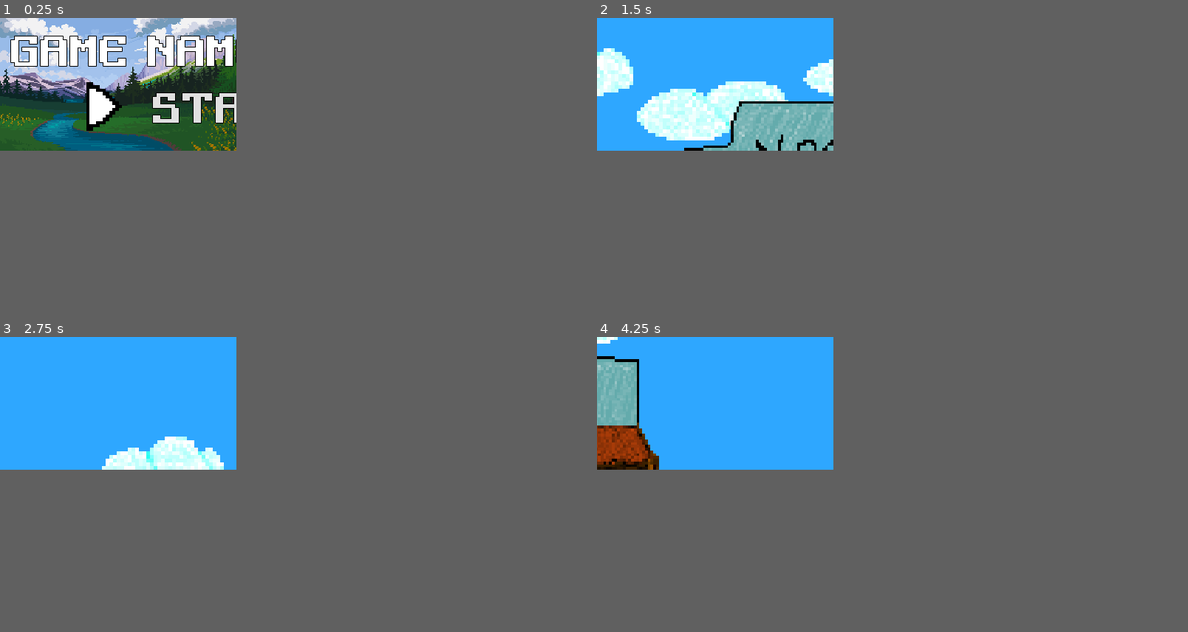
Above: before the commit, frames 1-4 (two rows, left to right).
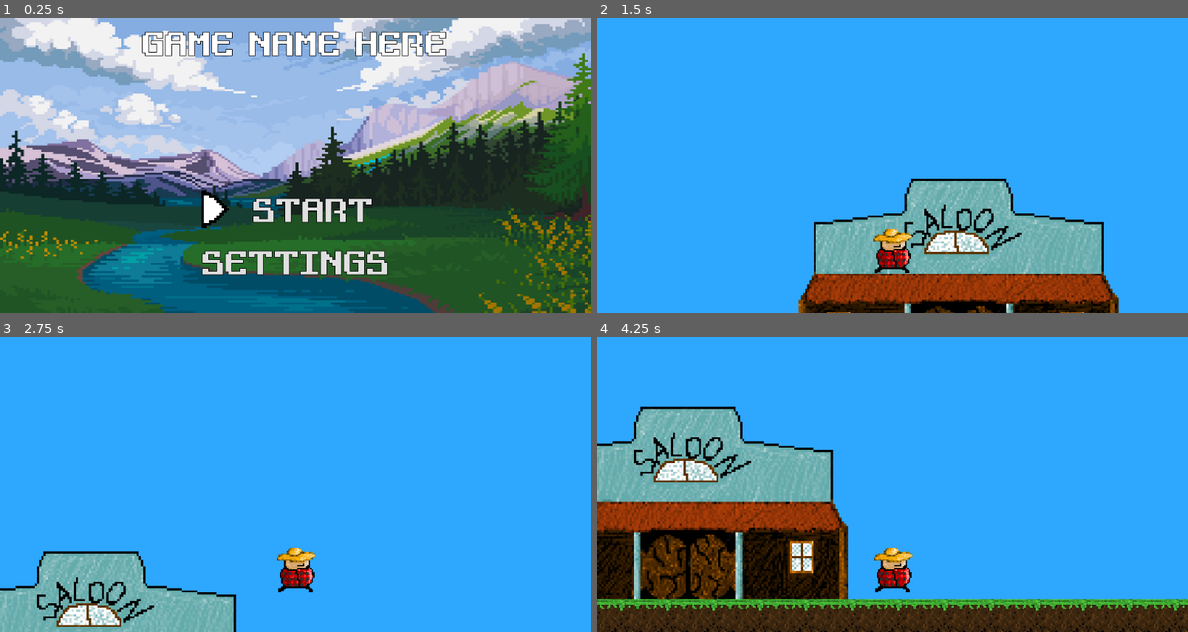
Above: after the commit, the same moments.

Repository: KGr1sha/Jame-Gam
Game: Godot game, scene res://Scenes/MainMenu/MainMenu.tscn
Same seed, same stepped clock (60 frames per second), same inputs: the game is played once before the commit and once after it.
Inputs (mouse positions are in pixels of both pictures, inside the frame that each line leads up to):
- Up to frame 1 (0.25 s): no input
- Up to frame 2 (1.5 s): click "START" at 0.5 s; tap Enter at 1.25 s; move the mouse to (768, 77) at 1.27 s; hold D (move_right) from 1.28 s (still down); hold Space (jump) from 1.28 s (still down)
- Up to frame 3 (2.75 s): keep holding D (move_right); move the mouse to (70, 410) at 2.02 s; release Space (jump) at 2.03 s; click (70, 410) at 2.1 s; tap Space (jump) at 2.27, 2.3, 2.57 s
- Up to frame 4 (4.25 s): move the mouse to (738, 375) at 2.77 s; release D (move_right) at 2.78 s; hold A (move_left) 2.78-3.53 s; hold Space (jump) 2.78-3.53 s; tap E (use_items) at 2.85 s; move the mouse to (703, 428) at 3.52 s; hold D (move_right) from 3.53 s (still down); tap Space (jump) at 3.6, 3.77, 4.07 s
The window is 320x180 before the commit and 800x400 after it. Grey fills any space a smaller window leaves; there, only what the larger window draws over its background counts as a difference.

The runs differ from the first frame. In frame 1, 74% of the frame differs, in the area x 0-100%, y 0-100%; in frame 2, 26%; in frame 3, 10%; in frame 4, 38%.

Commit message:
whatishappening

Diff:
--- a/Scenes/Player/Player.gd
+++ b/Scenes/Player/Player.gd
@@ -36,9 +36,10 @@
 	elif move_direction.x != 0 and is_on_floor():
 		$AnimatedSprite.play("run")
 
+	if not is_on_floor():
+		$AnimatedSprite.play("jump")
+
 	if move_direction.x > 0:
 		$AnimatedSprite.flip_h = false
 	elif move_direction.x < 0:
 		$AnimatedSprite.flip_h = true
-
-	pass
--- a/Scenes/Player/Player.tscn
+++ b/Scenes/Player/Player.tscn
@@ -1,9 +1,10 @@
-[gd_scene load_steps=21 format=2]
+[gd_scene load_steps=22 format=2]
 
 [ext_resource path="res://Scenes/Player/Player.gd" type="Script" id=1]
 [ext_resource path="res://assets/Player/Player4FPS.png" type="Texture" id=2]
 [ext_resource path="res://assets/Player/Player2FPS.png" type="Texture" id=3]
 [ext_resource path="res://assets/Player/main_character.png" type="Texture" id=4]
+[ext_resource path="res://assets/Player/jump_frame.png" type="Texture" id=5]
 
 [sub_resource type="RectangleShape2D" id=1]
 extents = Vector2( 12, 13 )
@@ -76,6 +77,11 @@
 "name": "idle2",
 "speed": 2.0
 }, {
+"frames": [ ExtResource( 5 ) ],
+"loop": true,
+"name": "jump",
+"speed": 5.0
+}, {
 "frames": [ SubResource( 9 ), SubResource( 10 ), SubResource( 11 ), SubResource( 12 ), SubResource( 13 ), SubResource( 14 ), SubResource( 15 ), SubResource( 16 ) ],
 "loop": true,
 "name": "run",
@@ -94,7 +100,7 @@
 [node name="AnimatedSprite" type="AnimatedSprite" parent="."]
 position = Vector2( 1, -24 )
 frames = SubResource( 6 )
-animation = "run"
+animation = "jump"
 
 [node name="Camera2D" type="Camera2D" parent="."]
 offset = Vector2( 0, -80 )
--- a/Scenes/StartScene/StartScene.tscn
+++ b/Scenes/StartScene/StartScene.tscn
@@ -139,7 +139,7 @@
 tile_data = PoolIntArray( 983021, 2, 65536, 983022, 2, 65537, 983023, 2, 65537, 983024, 2, 65537, 983025, 2, 65537, 983 …(10145 unchanged characters)…
 
 [node name="Player" parent="." instance=ExtResource( 1 )]
-position = Vector2( 370, 867 )
+position = Vector2( 349, 864 )
 
 [node name="NextLevel" type="Area2D" parent="."]
 position = Vector2( 1149, 741 )
@@ -154,24 +154,23 @@
 shape = SubResource( 5 )
 
 [node name="ParallaxBackground" type="ParallaxBackground" parent="."]
+offset = Vector2( 0, 670 )
+transform = Transform2D( 1, 0, 0, 1, 0, 670 )
 
 [node name="ParallaxLayer" type="ParallaxLayer" parent="ParallaxBackground"]
-position = Vector2( 0, 504 )
-scale = Vector2( 2, 2 )
-motion_mirroring = Vector2( 320, 180 )
+motion_mirroring = Vector2( 512, 512 )
 
 [node name="Sprite" type="Sprite" parent="ParallaxBackground/ParallaxLayer"]
+position = Vector2( -614, -248 )
+scale = Vector2( 6.92812, 5 )
 texture = ExtResource( 7 )
 centered = false
 
 [node name="ParallaxLayer2" type="ParallaxLayer" parent="ParallaxBackground"]
-position = Vector2( 0, 725 )
-motion_scale = Vector2( 0.3, 1 )
 motion_mirroring = Vector2( 512, 0 )
 
 [node name="Sprite" type="Sprite" parent="ParallaxBackground/ParallaxLayer2"]
-position = Vector2( 0, -35 )
-scale = Vector2( 2, 2 )
+scale = Vector2( 1.5, 1.5 )
 texture = ExtResource( 8 )
 centered = false
 
--- a/project.godot
+++ b/project.godot
@@ -24,6 +24,8 @@
 
 window/size/width=320
 window/size/height=180
+window/size/test_width=1024
+window/size/test_height=512
 
 [editor_plugins]
 
@@ -100,4 +102,5 @@
 
 [rendering]
 
+2d/snapping/use_gpu_pixel_snap=true
 environment/default_environment="res://default_env.tres"
Binary file added: assets/Player/jump_frame.png
Not shown, added: assets/Player/jump_frame.png.import
